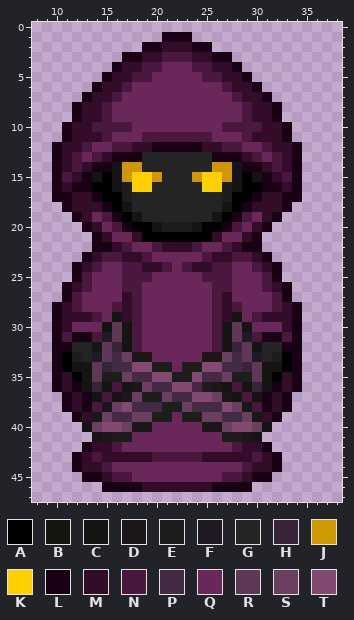
Pixel-art sprite, stored at ManagedDxlGame2023f/ManagedDxlGame/graphics/Npc/enemy_1_icon.png. Above: the version before the commit.
The file is 48x48 pixels. Pixels under 10% opacity are left out. Colours within 5 levels of each other are drawn and written as one. Shown: x 8..38, y 0..47.
Palette (. is transparent): A #000000  B #16150e  C #151414  D #1b1718  E #1d1d1d  F #1f1a23  G #242424  H #372439  J #cf9700  K #ffd000  L #1a0014  M #320c29  N #4a173f  P #442b43  Q #69275a  R #5e3856  S #6b3f5f  T #824a71
Pixels before, first column x 10:
 1 ...........LLL...........
 2 .........LLMMMLL.........
 3 .......LLMMNNNMMLL.......
 4 ......LMMNNQQQNNMML......
 5 .....LMMNNQQQQQNNMML.....
 6 ....LMMNQQQQQQQQQNMML....
 7 ...LMMNQQQQQQQQQQQNMML...
 8 ..LMMNQQQQQQQQQQQQQNMML..
 9 ..LMMNQQQQQQQQQQQQQNMML..
10 .LMMNNNNQQQQQQQQQNNNNMML.
11 .LMMMNQQQNNNNNNNQQQNMMML.
12 LMMNQQNNMMLLLLLMMNNQQNMML
13 LMNQNMLLLGGGGGGGLLLMNQNML
14 LMNMLLCJJGGGGGGGJJCLLMNML
15 LNMLCACJKKJGGGJKKJCACLMNL
16 LMLLAACEKKGGGGGKKECAALLML
17 LLMMLAAEGGGGGGGGGEAALMMLL
18 .LMMMLACGGGGGGGGGCALMMML.
19 ..LMQNLACGGGGGGGCALNQML..
20 ...LMQNLAACEEECAALNQML...
21 ....LMQQMAAAAAAAMQQML....
22 ....LLMNQQNMMMNQQNMLL....
23 ...LMNNMMNQQQQQNMMNNML...
24 ..LMNQQNNMMNQNMMNNQQNML..
25 ..LNQQQNNNQQQQQNNNQQQNL..
26 .LMNQQQNNQQQQQQQNNQQQNML.
27 .LNQQQQMNQQQQQQQNMQQQQNL.
28 LMNQQQNMNQQQQQQQNMNQQQNML
29 LMMMNQCMNQQQQQQQNMCQNMMML
30 LMQQQCRCNQQQQQQQNCRCQQQML
31 LNLLNFRCNQQQQQQQNCRFNLLNL
32 LLGGCRHCNQQQQQQQNCHRCGGLL
33 LAEGFRPSDDQQQQQDDSPRFGEAL
34 LACCRHPPTTEEQEETTPPHRCCAL
35 LMABREESPPTTEETPPSEERBAML
36 LMLCHCNCDSPPTTPEDCNCHCLML
37 .LMLCNCDSEESPPTTSDCNCLML.
38 .LMLNDSTPPPEESPPPTSDNLML.
39 ..LMDSPPSSEEQEESSPPSDML..
40 ...CSTTSDDQQQQQDDSTTSC...
41 ....CDEEQQQQQQQQQEEDC....
42 ...LMMNQQQQQQQQQQQNMML...
43 ..LMNMMMMMNNNNNMMMMMNML..
44 ..LMMNQQQQQQQQQQQQQNMML..
45 ...LLMNNQQQQQQQQQNNMLL...
46 .....LLLLMMMMMMMLLLL.....
After:
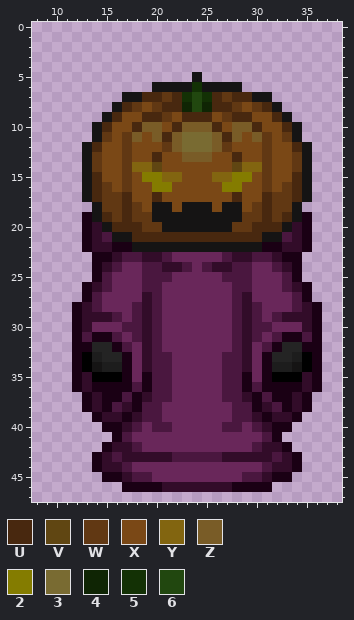
Colours new in this view: U #48280f  V #604612  W #613813  X #7a4816  Y #826510  Z #795c27  2 #847c00  3 #796b32  4 #0f2504  5 #133105  6 #21470f
What changed:
Changed rows in their new state; - is an unchanged pixel.
first column x 10:
 1 -----------...-------------
 2 ---------.......-----------
 3 -------...........---------
 4 ------.............--------
 5 -----.........C.....-------
 6 ----......CCCC5CCCC..------
 7 ---....CCUUWU565UWUUCC-----
 8 --....CUWXWUU464UUWXWUC----
 9 --...CUXXUUWXUUUXWUUXXUC---
10 -...CUXXUZZXUZZZUXZZUXXUC--
11 -...CWXWZXZUZ333ZUZXZWXWC--
12 ...CUXXWXXXWZ333ZWXXXWXXUC-
13 ...CWXXWXXUXXZZZXXUXXWXXWC-
14 ...CWXXWYYVXXXXXXXVYYWXXWC-
15 ...CUXXWX22YYXXXYY22XWXXUC-
16 ...CUWXWXX22XXXXX22XXWXWUC-
17 ...CUWWUXXUXXXXXXXUXXUWWUC-
18 -...CWWUWXCCXCCCX-CXWUWWC--
19 --.LCUWUWWCCCCCC-CCWWUWUCL-
20 -----CUUUWWCCC-CCCWWUUUCML-
21 ---LMNCCUUUUUUUUUUUUUCCNML-
22 ---LMMLLCCCCCCCCCCCCCLLMML-
23 ---.LLMNNMMN---QQNMMNNMLL--
24 --..LMNQQNNMM-QNMMNNQQNML--
25 --..LN-QQ-NN---QQ-NN-QQNL--
26 -..LMN-QQNN-----QQNN-QQNML-
27 -..LN--QQMN-----QQNM--QQNL-
28 ..LMN-QQ-MN-----QQ-MN-QQNML
29 ..L-MMNQ-MN-----QQNM-QN-MML
30 ..LM-QQN-MN-----QQNMNN-QQML
31 ..-NLLNQ-MN-----QQNM-QNL-NL
32 ..LLGGLNQMN-----QQNMQNLGGLL
33 ..LAEGGLQMNN---QQNNMQLGGEAL
34 ..LACEELQMNN-QQQQNNMQLEECAL
35 ..LMAAALQLNNQQQQQNNLQL-AAML
36 ..-MLLLLNLNNQQQQQN-LNL-L-ML
37 -..-MLLNLMNNQQQQQNNMLNL-ML-
38 -..-MLNMLNNQQQQQQQNNLMN-ML-
39 --..LMMLMNNQ-QQQQQNNMLMML--
40 ---..LLMNQNN---QQNNQNMLL---
41 ----..LN---------QQQQNL----
42 ---..LMMN---------QQNMML---
43 --..L-N---MM---NN---M-NML--
44 --..LMMN-----------QQNMML--
45 ---..LLMNN-------QQNNMLL---
46 -----..--LL-----MM--LL-----
Pixel boxes of the changes (left, top, right, bottom) in both pictures:
changed: (52, 32, 322, 492)
